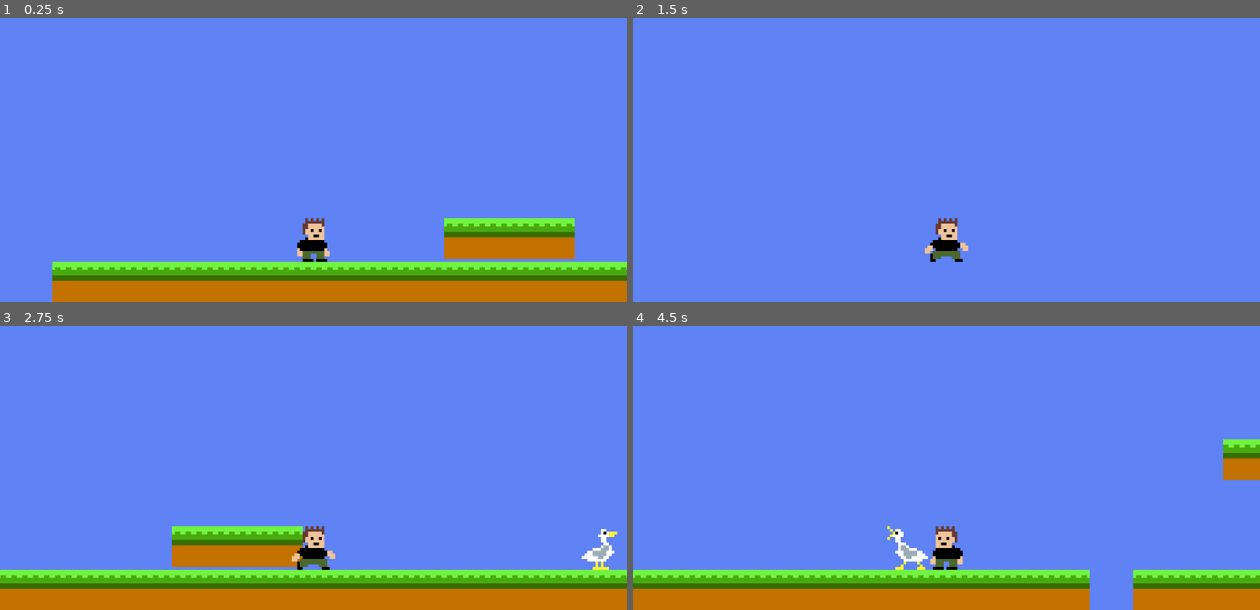
Above: before the commit, frames 1-4 (two rows, left to right).
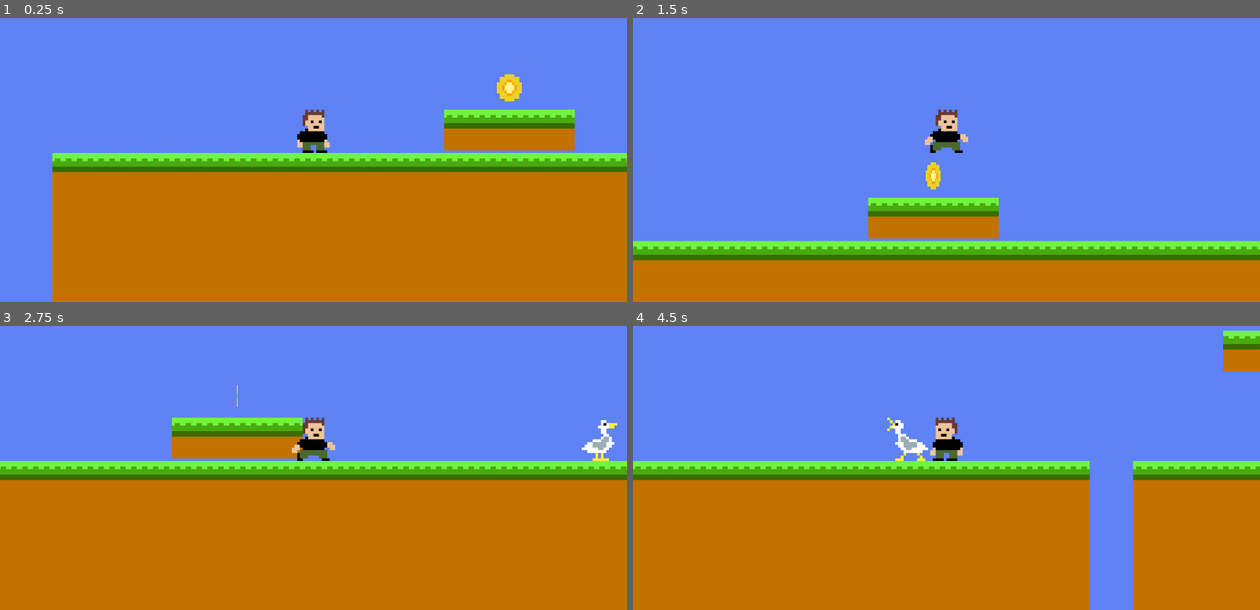
Above: after the commit, the same moments.

Repository: BrendanGasparin/gd-2d-platformer
Game: Godot game, scene res://Scenes/Levels/W1L1.tscn
The game is run twice, just before and just after one commit, with the same random seed, the same clock (stepped at 60 frames per second) and the same inputs.
Inputs:
- Up to frame 1 (0.25 s): no input
- Up to frame 2 (1.5 s): hold Right (move_right) from 0.53 s (still down); tap Up (jump) at 0.77 s
- Up to frame 3 (2.75 s): tap Up (jump) at 1.52 s; release Right (move_right) at 2.03 s; hold Left (move_left) from 2.03 s (still down)
- Up to frame 4 (4.5 s): release Left (move_left) at 2.78 s; hold Right (move_right) 2.78-4.28 s; tap Up (jump) at 3.02, 3.77 s; hold Left (move_left) from 4.28 s (still down)

The runs differ from the first frame. In frame 1, 44% of the frame differs, in the area x 8-100%, y 19-93%; in frame 2, 25%; in frame 3, 48%, in the area x 0-100%, y 20-93%; in frame 4, 44%.

Commit message:
Coins appear to rotate horizontally

Diff:
--- a/Scenes/Levels/W1L1.tscn
+++ b/Scenes/Levels/W1L1.tscn
@@ -5,6 +5,8 @@
 [ext_resource type="Script" uid="uid://dro8ykif6plfm" path="res://Scripts/enemy_patroller.gd" id="3_1i56a"]
 [ext_resource type="Texture2D" uid="uid://p210dbndiutx" path="res://Sprites/Characters/goose001.png" id="3_l2iua"]
 [ext_resource type="Texture2D" uid="uid://ktckc5s8m4hy" path="res://Sprites/Characters/goose002.png" id="5_l8p44"]
+[ext_resource type="Script" uid="uid://cqc8jkm8dyh25" path="res://Scripts/coin.gd" id="6_bnf33"]
+[ext_resource type="Texture2D" uid="uid://mpw1w2yppenu" path="res://Sprites/Objects/coin.png" id="7_vbwyc"]
 
 [sub_resource type="CircleShape2D" id="CircleShape2D_1i56a"]
 radius = 7.0
@@ -47,6 +49,9 @@
 &"walk": SubResource("Animation_bnf33")
 }
 
+[sub_resource type="CircleShape2D" id="CircleShape2D_chgoe"]
+radius = 5.0
+
 [node name="Node2D" type="Node2D" unique_id=228350560]
 
 [node name="TileMapLayer" type="TileMapLayer" parent="." unique_id=360509694]
@@ -71,4 +76,16 @@
 [node name="AnimationPlayer" type="AnimationPlayer" parent="Birb" unique_id=678475439]
 libraries/ = SubResource("AnimationLibrary_vbwyc")
 
+[node name="Coin" type="Area2D" parent="." unique_id=445772945]
+position = Vector2(72, -16)
+script = ExtResource("6_bnf33")
+
+[node name="Sprite" type="Sprite2D" parent="Coin" unique_id=1975770785]
+texture = ExtResource("7_vbwyc")
+offset = Vector2(0, -8)
+
+[node name="CollisionShape2D" type="CollisionShape2D" parent="Coin" unique_id=1738305759]
+position = Vector2(0, -8)
+shape = SubResource("CircleShape2D_chgoe")
+
 [connection signal="body_entered" from="Birb" to="Birb" method="_on_body_entered"]
--- a/Scenes/player.tscn
+++ b/Scenes/player.tscn
@@ -91,7 +91,7 @@
 shape = SubResource("RectangleShape2D_cvnsp")
 
 [node name="Camera2D" type="Camera2D" parent="." unique_id=734353865]
-position = Vector2(0, -50)
+position = Vector2(0, -10)
 zoom = Vector2(5, 5)
 
 [node name="AnimationPlayer" type="AnimationPlayer" parent="." unique_id=1411069339]
--- /dev/null
+++ b/Scripts/coin.gd
@@ -0,0 +1,17 @@
+extends Area2D
+
+var rotate_speed : float = 3.0
+var bob_height : float = 5.0
+var bob_speed : float = 5.0
+
+@onready var start_pos : Vector2 = global_position
+@onready var sprite : Sprite2D = $Sprite
+
+func _physics_process(delta):
+	# Get the time in seconds for our sine wave
+	var time = Time.get_unix_time_from_system()
+
+	# Rotate
+	sprite.scale.x = sin(time * rotate_speed)
+
+	# Bob up and down
--- a/Scripts/player.gd
+++ b/Scripts/player.gd
@@ -48,7 +48,7 @@
 func take_damage(amount : int):
 	health -= amount
 	if health <= 0:
-		game_over()
+		call_deferred("game_over")
 
 func game_over():
 	get_tree().change_scene_to_file("res://Scenes/Levels/W1L1.tscn")
Not shown, added: Scripts/coin.gd.uid
Binary file added: Sprites/Objects/coin.png
Not shown, added: Sprites/Objects/coin.png.import
